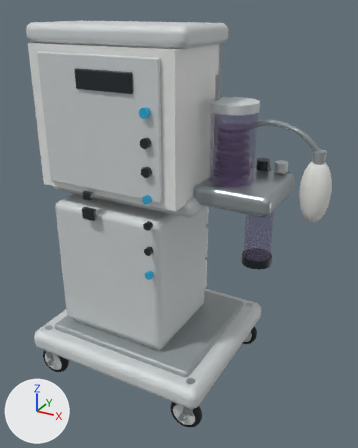
Before and after pictures for a commit that changed the glTF model WATO_EX35_simplified_2025.glb.
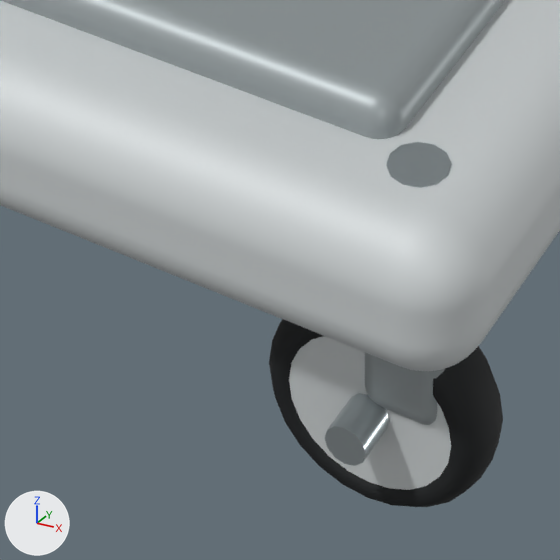
The first picture shows the older version from a 50 mm lens placed at (0.987, -1.553, 1.46), pointed at (0.137, -0.008, 0.688). The close-ups show the older and then the newer version on the part from 37% to 59% of the width and 80% to 97% of the height of that picture. Only the edits that show in the close-ups are written down. Arrows for +X, +Y and +Z are at lower left; the lights stay in place. Where no turn or scale is listed for an object, it has been applied to the vertices.

The first close-up shows 'BASE_INNER_PANEL', 'BASE_PLINTH', 'CASTER_REAR_LEFT_AXLE', 'CASTER_REAR_LEFT_FORK', 'CASTER_REAR_LEFT_HUB', 'CASTER_REAR_LEFT_STEM', 'CASTER_REAR_LEFT_TYRE'.
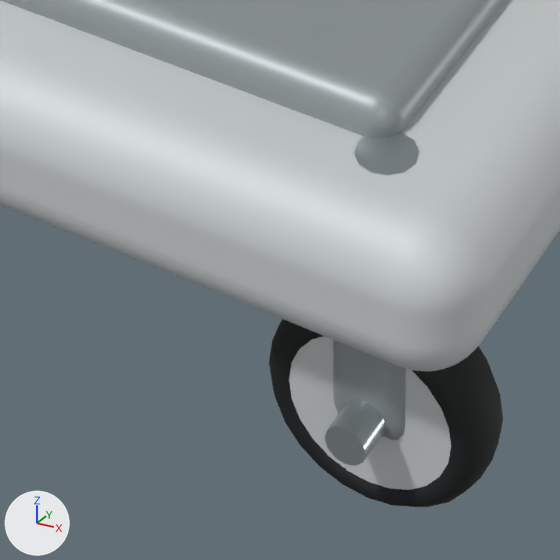
Location of each change, [x1, y1, x2, y2] in pixels of the close-ups (560 x 560 px):
'CASTER_REAR_LEFT_FORK', moved, rescaled
    before: [365, 353, 445, 425]
    after: [333, 340, 406, 440]
'CASTER_REAR_LEFT_STEM', moved
    before: [386, 142, 452, 188]
    after: [354, 132, 419, 175]

The edits, one by one:
Object 'CASTER_REAR_LEFT_FORK' (ob_caster_rear_left_fork) moves from (0.338, -0.285, 0.119) to (0.32, -0.285, 0.11).
Object 'CASTER_REAR_LEFT_FORK' (ob_caster_rear_left_fork) is rescaled from (1.35, 1.72, 1.9) to (1.35, 1.72, 2.25).
Object 'CASTER_REAR_LEFT_STEM' (ob_caster_rear_left_stem) moves from (0.338, -0.285, 0.188) to (0.32, -0.285, 0.188).
